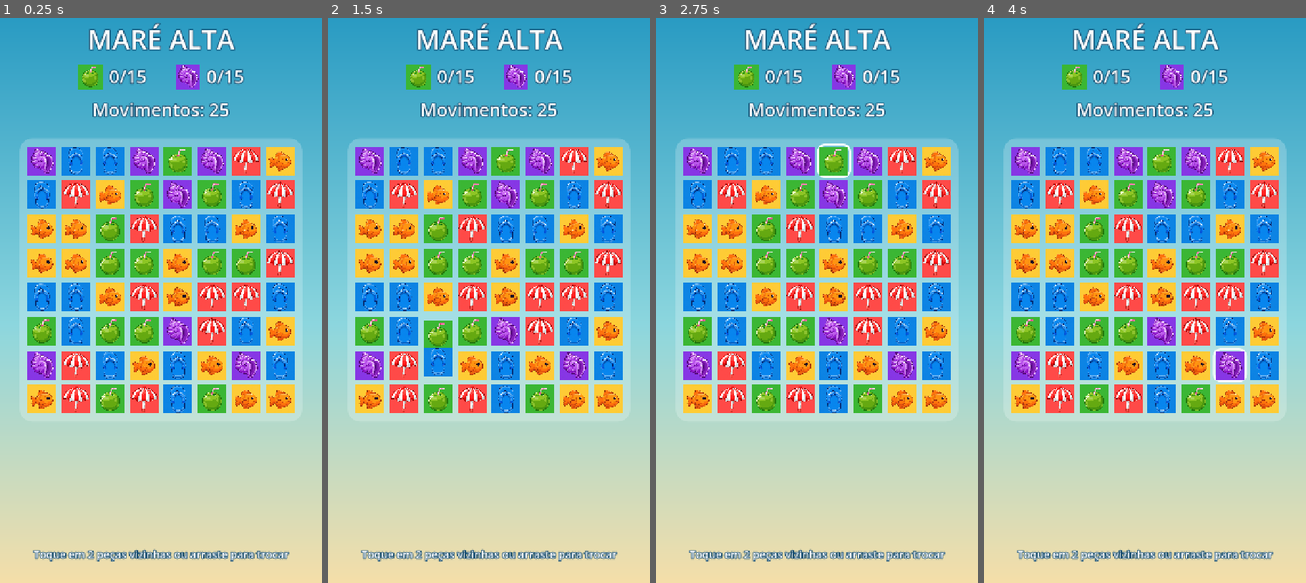
Above: before the commit, frames 1-4 (left to right).
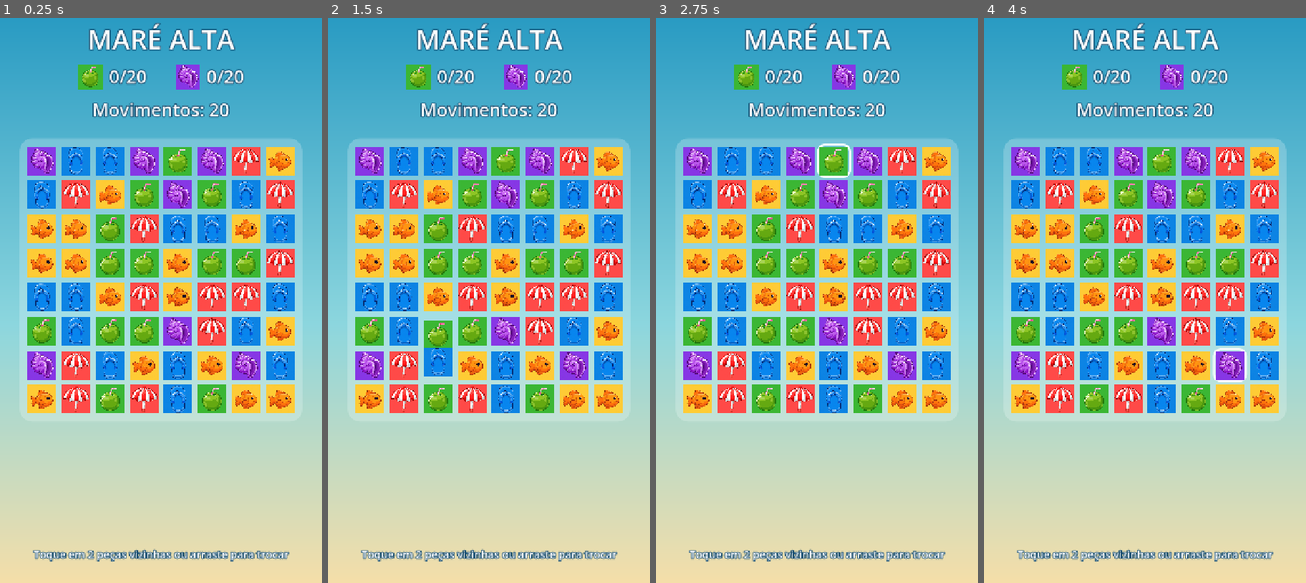
Above: after the commit, the same moments.

Repository: rennervdprog/mare-alta
Game: Godot game, scene res://main.tscn
Two runs of this game, one before a commit and one after it. Both use one fixed random seed, a clock stepped at 60 frames per second and the inputs below.
Inputs (mouse positions are in pixels of both pictures, inside the frame that each line leads up to):
- Up to frame 1 (0.25 s): no input
- Up to frame 2 (1.5 s): tap Enter at 0.5 s; move the mouse to (559, 266) at 0.52 s; click (559, 266) at 0.67 s; tap Space at 1.25 s; drag from (424, 323) to (472, 413) at 1.27 s
- Up to frame 3 (2.75 s): move the mouse to (849, 170) at 2.02 s; click (849, 170) at 2.17 s
- Up to frame 4 (4 s): tap Enter at 2.75 s; drag from (1128, 413) to (1048, 210) at 2.77 s; tap Space at 3.5 s; move the mouse to (1241, 379) at 3.52 s; click (1241, 379) at 3.67 s

The runs differ from the first frame. In frame 1, 0.3% of the frame differs, in the area x 39-76%, y 9-18%; in frame 2, 0.3%; in frame 3, 0.3%; in frame 4, 0.3%.

Commit message:
Dificuldade Fase 1: 20 movimentos, meta 20 cocos + 20 conchas

Diff:
--- a/scripts/main.gd
+++ b/scripts/main.gd
@@ -11,9 +11,9 @@
 const T_COCO := 0
 const T_CONCHA := 4
 
-const GOAL_COCO := 15
-const GOAL_CONCHA := 15
-const START_MOVES := 25
+const GOAL_COCO := 20
+const GOAL_CONCHA := 20
+const START_MOVES := 20
 
 const TEX_PATHS: Array[String] = [
 	"res://assets/pecas/media-generation-peca-coco-0-4c8ee45f-8fe4-4ba7-a157-87abc63074d9.webp",
@@ -105,7 +105,7 @@
 	icon.size_flags_vertical = Control.SIZE_SHRINK_CENTER
 	hb.add_child(icon)
 	var lab := Label.new()
-	lab.text = "0/15"
+	lab.text = "0/20"
 	lab.add_theme_font_size_override("font_size", 40)
 	lab.add_theme_color_override("font_color", Color.WHITE)
 	lab.add_theme_color_override("font_outline_color", Color(0.06, 0.28, 0.42))
@@ -129,7 +129,7 @@
 	add_child(_goals_box)
 	coco_label = _make_goal_row(T_COCO)
 	concha_label = _make_goal_row(T_CONCHA)
-	moves_label = _make_label("Movimentos: 25", 40, Vector2(0, 196), Vector2(720, 56))
+	moves_label = _make_label("Movimentos: 20", 40, Vector2(0, 196), Vector2(720, 56))
 	_make_label("Toque em 2 peças vizinhas ou arraste para trocar", 24, Vector2(0, 1196), Vector2(720, 40))
 	toast_label = _make_label("", 34, Vector2(0, 936), Vector2(720, 60))
 	toast_label.modulate.a = 0.0
Not shown, changed: docs/index.pck
